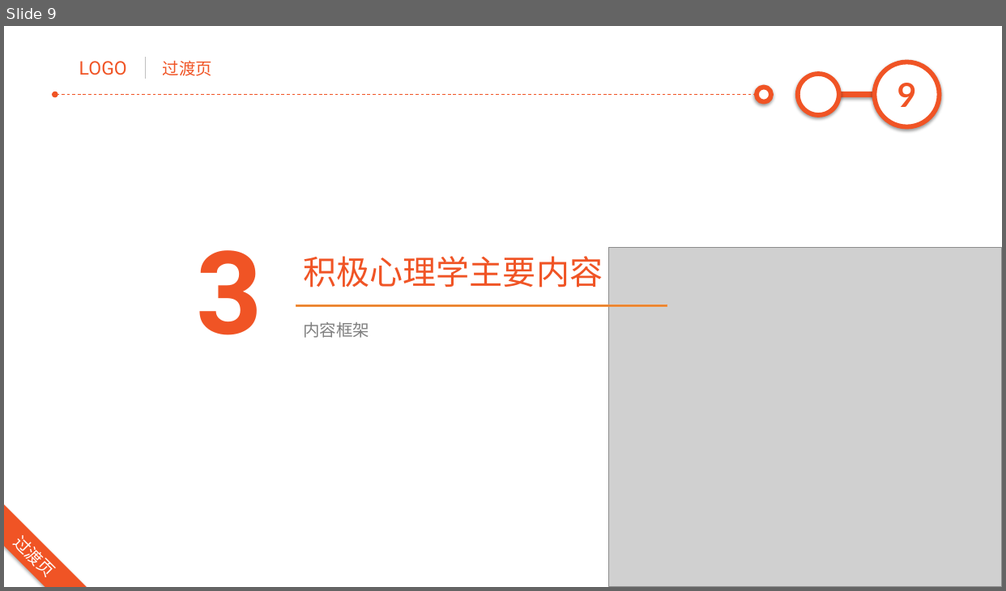
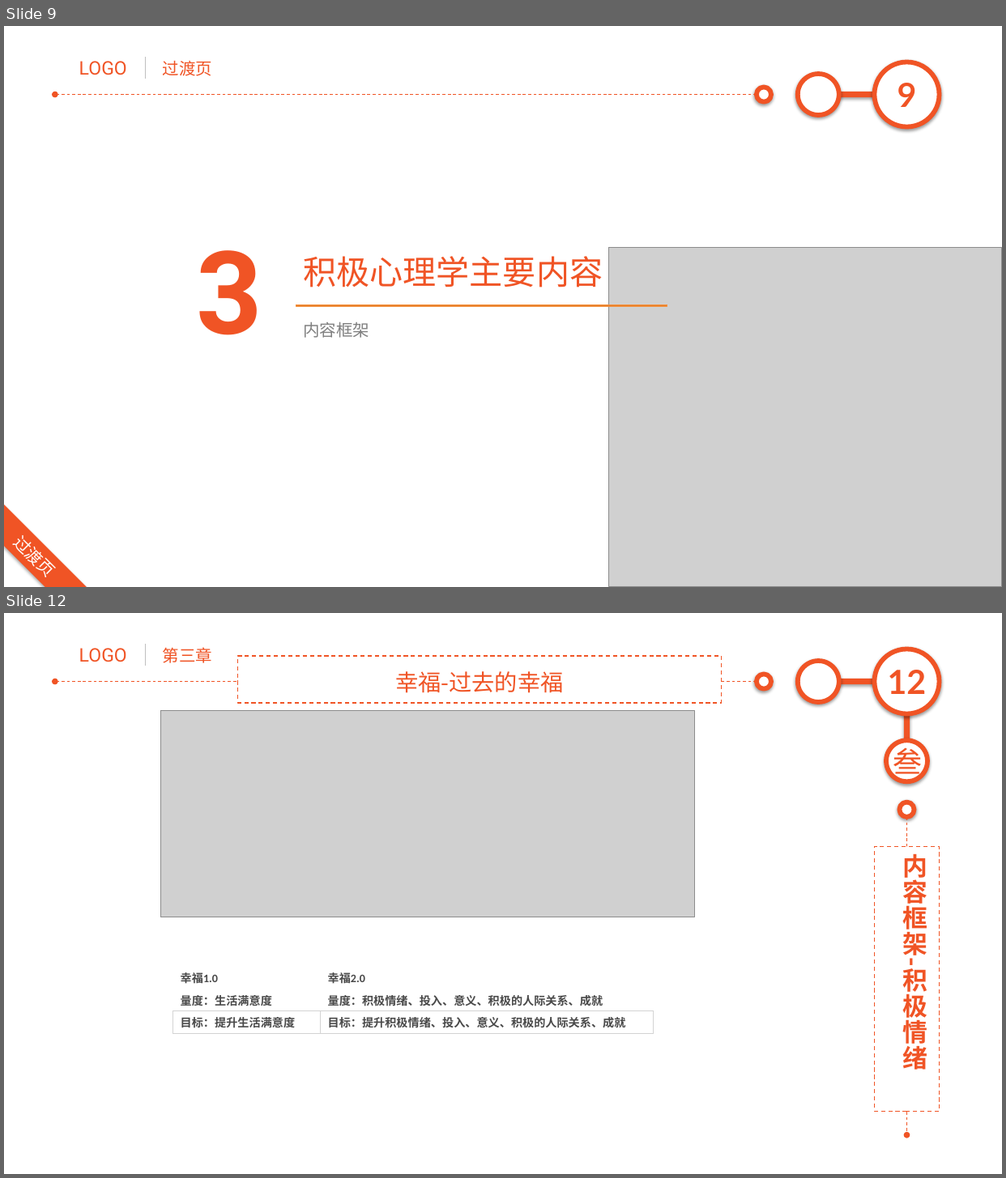
Before and after one commit to junstudys/positive-psychology, a slide deck: 积极心理学探索.pptx. Shown one above the other, each under a label of ours: slide 9 before the commit, slides 9 and 12 after it; the slides between them are not shown. The pictures are 1006x591 and 1006x1178 pixels, drawn with LibreOffice and Linux fonts; fonts in the diff are those of the drawing; grey boxes stand for pictures. Boxes give left, top, right and bottom in pixels: in the first picture for what was removed or moved away, otherwise in the second. Text is boxed around its words. In the diff, an @@ line names an element or a change of style, - is before the commit and + after.

```diff
--- a/积极心理学探索.pptx
+++ b/积极心理学探索.pptx
@@ slide 12 added at (x1=4, y1=613, x2=1002, y2=1174), background #FFFFFF; not listed: 7 template elements that a slide beside it also shows @@
@@ text added at (x1=163, y1=647, x2=212, y2=663), 16 pt, text #F05425 @@
+第三章
@@ rectangle added at (x1=237, y1=656, x2=721, y2=703), fill #FFFFFF, outline #F05425 1 pt dashed @@
@@ text added at (x1=395, y1=671, x2=563, y2=693), 22 pt, text #F05425 @@
+幸福-过去的幸福
@@ chevron added at (x1=904, y1=700, x2=910, y2=759), fill #F05425 @@
@@ picture added at (x1=161, y1=711, x2=695, y2=918) @@
@@ ellipse added at (x1=886, y1=740, x2=927, y2=781), fill #FFFFFF, outline #F05425 4.5 pt, 28 pt, text #F05425 @@
+叁
@@ ellipse added at (x1=899, y1=803, x2=914, y2=817), fill #FFFFFF, outline #F05425 4.5 pt @@
@@ arrow added from (907, 817) to (907, 1135), #F05425 0.75 pt dashed @@
@@ rectangle added at (x1=875, y1=846, x2=940, y2=1112), fill #FFFFFF, outline #F05425 1 pt dashed @@
@@ text added at (x1=903, y1=854, x2=928, y2=1070), 24 pt, text #F05425, bold @@
+内容框架-积极情绪
@@ table added at (x1=173, y1=966, x2=654, y2=1034), 3 rows, 2 columns @@
+幸福1.0 | 幸福2.0
+量度：生活满意度 | 量度：积极情绪、投入、意义、积极的人际关系、成就
+目标：提升生活满意度 | 目标：提升积极情绪、投入、意义、积极的人际关系、成就
```
Also in this commit, not shown: 9 slides changed, 2 other slides added, 5 slides removed, 8 other files.
